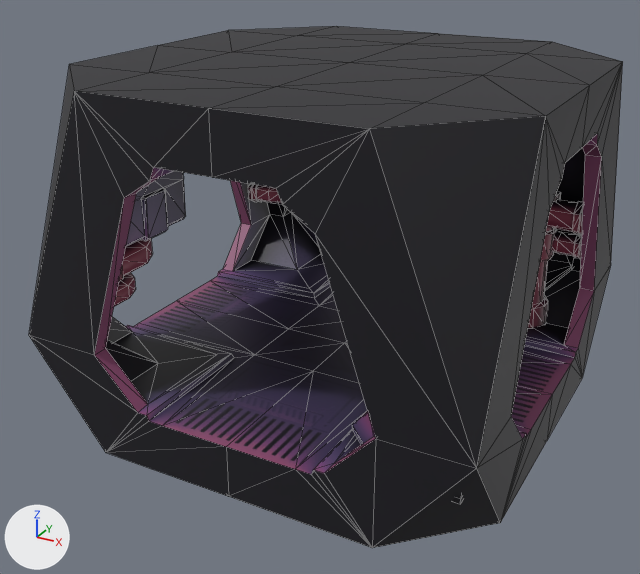
The glTF model assets/models/pcg_modules/mod_Cross.glb, before and after one commit.
Both versions are drawn from a camera (50 mm lens) standing at (4.3, -8.42, 4.87) and looking at (-0.15, -0.34, 0.83). The lights are fixed; the arrows at lower left show +X, +Y and +Z. Mesh edges are drawn as thin lines. Vertices at the same position are counted once.
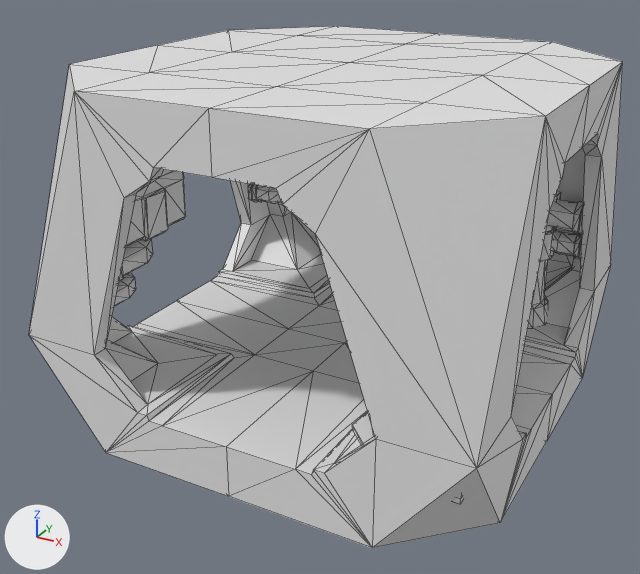
Changed parts and their boxes [x1, y1, x2, y2] in the pictures (640 x 574 px):
part 1 of me_plane_005, recoloured (black to grey): [29, 26, 623, 548] in both
part 2 of me_plane_005, recoloured: [114, 184, 583, 328] in both

The edits, one by one:
me_plane_005 has 1213 vertices, 2138 faces and spans x -2.5..2.5, y -2.5..2.5, z -0.59..3.29.
me_plane_005 is used by ob_plane_005; location (0.0, 0.0, 0.0).
me_plane_005 part 1: all 614 faces that had it switch from mat_m_seg_cross (picture img_seg_cross) to no material.
me_plane_005 part 2: all 1524 faces that had it switch from mat_m_pipes (picture img_pipes_psd) to no material.
